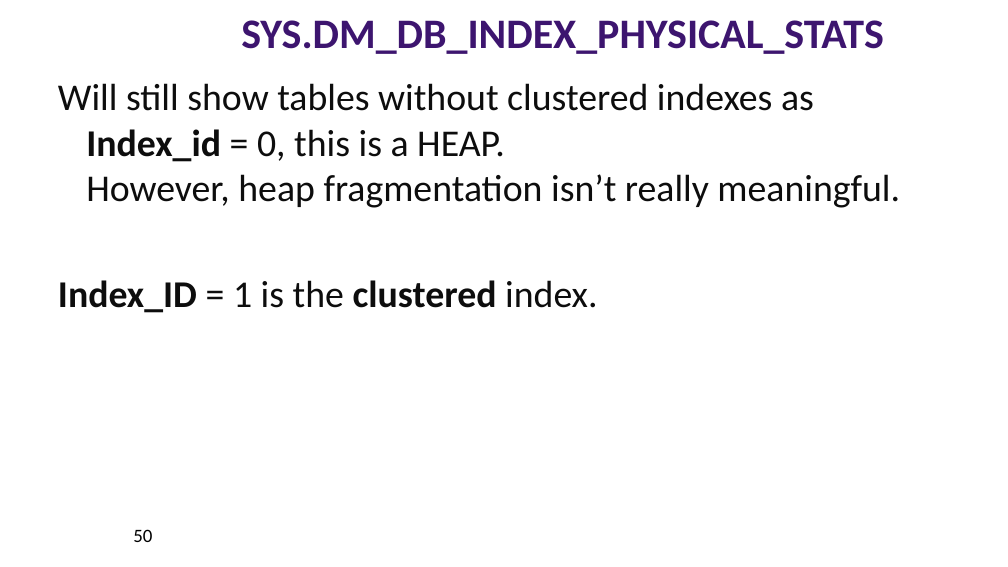
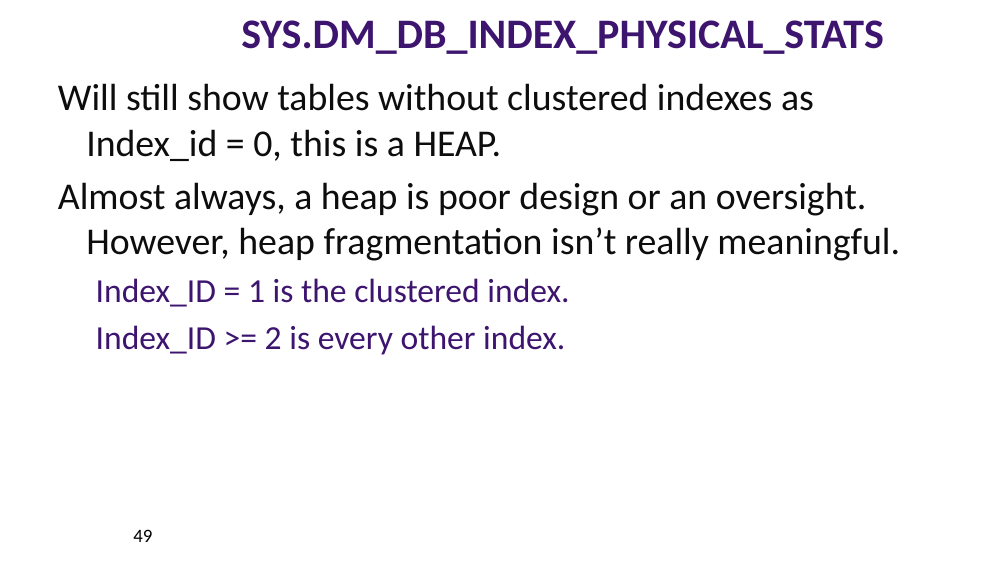
Before and after one commit to williamadba/Public-Presentations, a slide deck: slide 49 of SQLSat Pensacola 2019/DBA Best Practices with DMVs.pptx (slide 50 before the commit). Drawn at 1008x567 pixels with LibreOffice and Linux fonts; fonts in the diff are those of the drawing. Boxes give left, top, right and bottom in pixels: in the first picture for what was removed or moved away, otherwise in the second. Text is boxed around its words. In the diff, an @@ line names an element or a change of style, - is before the commit and + after.

```diff
--- a/SQLSat Pensacola 2019/DBA Best Practices with DMVs.pptx
+++ b/SQLSat Pensacola 2019/DBA Best Practices with DMVs.pptx
@@ text at [58,83,900,261]: text changed @@
-Will still show tables without clustered indexes as Index_id = 0, this is a HEAP.
-However, heap fragmentation isn’t really meaningful.
+Will still show tables without clustered indexes as Index_id = 0, this is a HEAP.
+Almost always, a heap is poor design or an oversight.
+However, heap fragmentation isn’t really meaningful.
@@ text at [96,278,569,307]: size 36 to 32 pt, text colour #0D0D0D to #3D156F in "Index_ID = 1 is the clustered index."; bold off in "Index_ID clustered"; list level 1 to 2 in "Index_ID = 1 is the ..." @@
@@ text at [96,325,565,355]: paragraph added @@
+  Index_ID >= 2 is every other index.
@@ page number at [133,529,152,542]: text changed @@
-50
+49
```
Also in this commit, not shown: 22 other slides changed, 3 slides added, 4 slides removed.
